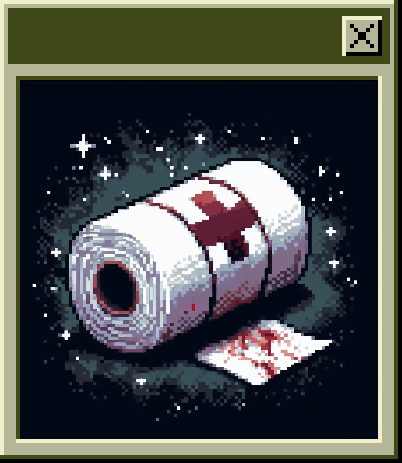
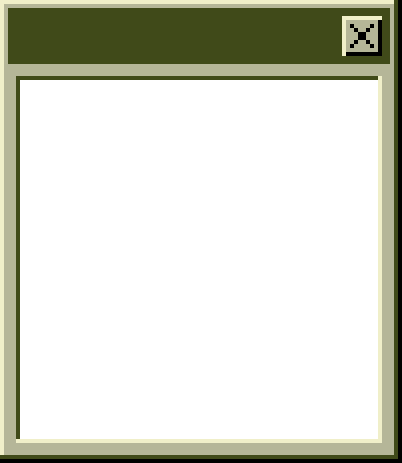
Revision of a layered 402x463 image; what changed, layer by layer:
removed layer "Layer 15" over [20, 81, 378, 439]
removed layer "Layer 14" over [20, 80, 378, 438]
painted on "Layer 13" over [20, 80, 378, 439]
